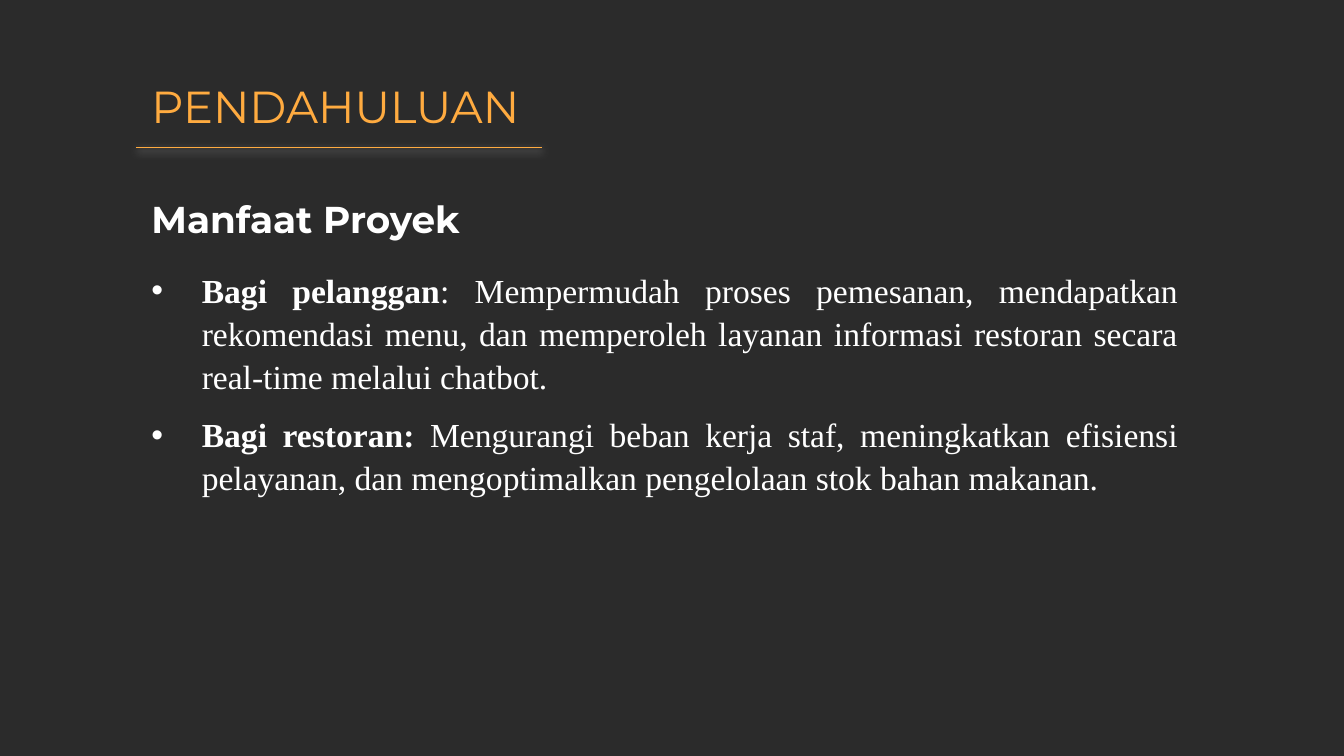
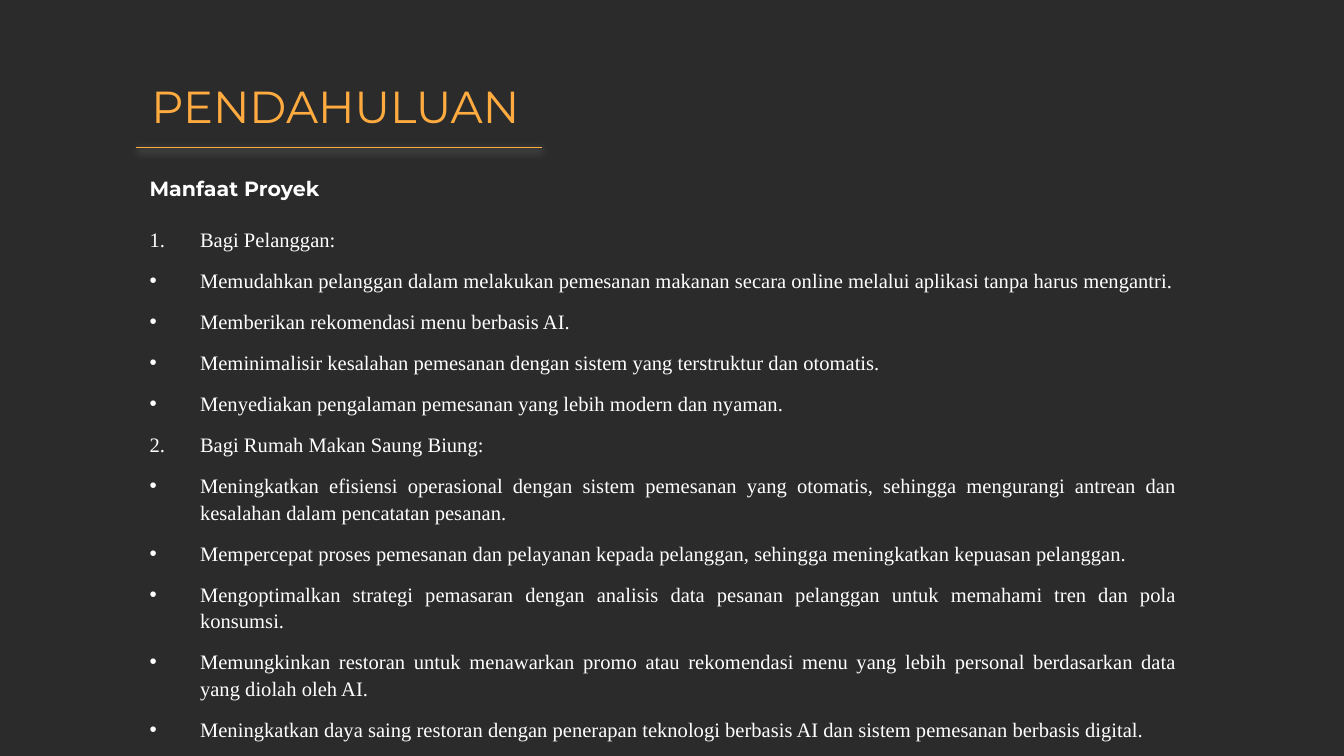
Before and after one commit to Ghesvy1105/proyek-3, a slide deck: slide 4 of ppt/UTS_PPT_KELOMPOK_6.pptx. Drawn at 1344x756 pixels with LibreOffice and Linux fonts; fonts in the diff are those of the drawing; background and template pictures are left out; a plain dark background stands for a picture behind light text. Boxes give left, top, right and bottom in pixels: in the first picture for what was removed or moved away, otherwise in the second. Text is boxed around its words. In the diff, an @@ line names an element or a change of style, - is before the commit and + after.

```diff
--- a/ppt/UTS_PPT_KELOMPOK_6.pptx
+++ b/ppt/UTS_PPT_KELOMPOK_6.pptx
@@ text "Manfaat Proyek": place and size @@
-text "Manfaat Proyek" at (151,205,1178,497)
+text "Manfaat Proyek" at (150,180,1176,742)
@@ text at (150,180,319,200): size 20 to 11 pt in "Manfaat Proyek" @@
@@ text at (200,232,1176,742): text changed; size 18 to 11 pt @@
-• Bagi pelanggan: Mempermudah proses pemesanan, mendapatkan rekomendasi menu, dan memperoleh layanan informasi restoran secara real-time melalui chatbot.
-• Bagi restoran: Mengurangi beban kerja staf, meningkatkan efisiensi pelayanan, dan mengoptimalkan pengelolaan stok bahan makanan.
+1. Bagi Pelanggan:
+• Memudahkan pelanggan dalam melakukan pemesanan makanan secara online melalui aplikasi tanpa harus mengantri.
+• Memberikan rekomendasi menu berbasis AI.
+• Meminimalisir kesalahan pemesanan dengan sistem yang terstruktur dan otomatis.
+• Menyediakan pengalaman pemesanan yang lebih modern dan nyaman.
+2. Bagi Rumah Makan Saung Biung:
+• Meningkatkan efisiensi operasional dengan sistem pemesanan yang otomatis, sehingga mengurangi antrean dan kesalahan dalam pencatatan pesanan.
+• Mempercepat proses pemesanan dan pelayanan kepada pelanggan, sehingga meningkatkan kepuasan pelanggan.
+• Mengoptimalkan strategi pemasaran dengan analisis data pesanan pelanggan untuk memahami tren dan pola konsumsi.
+• Memungkinkan restoran untuk menawarkan promo atau rekomendasi menu yang lebih personal berdasarkan data yang diolah oleh AI.
+• Meningkatkan daya saing restoran dengan penerapan teknologi berbasis AI dan sistem pemesanan berbasis digital.
```
Also in this commit, not shown: 5 other slides changed, 1 slide added.
